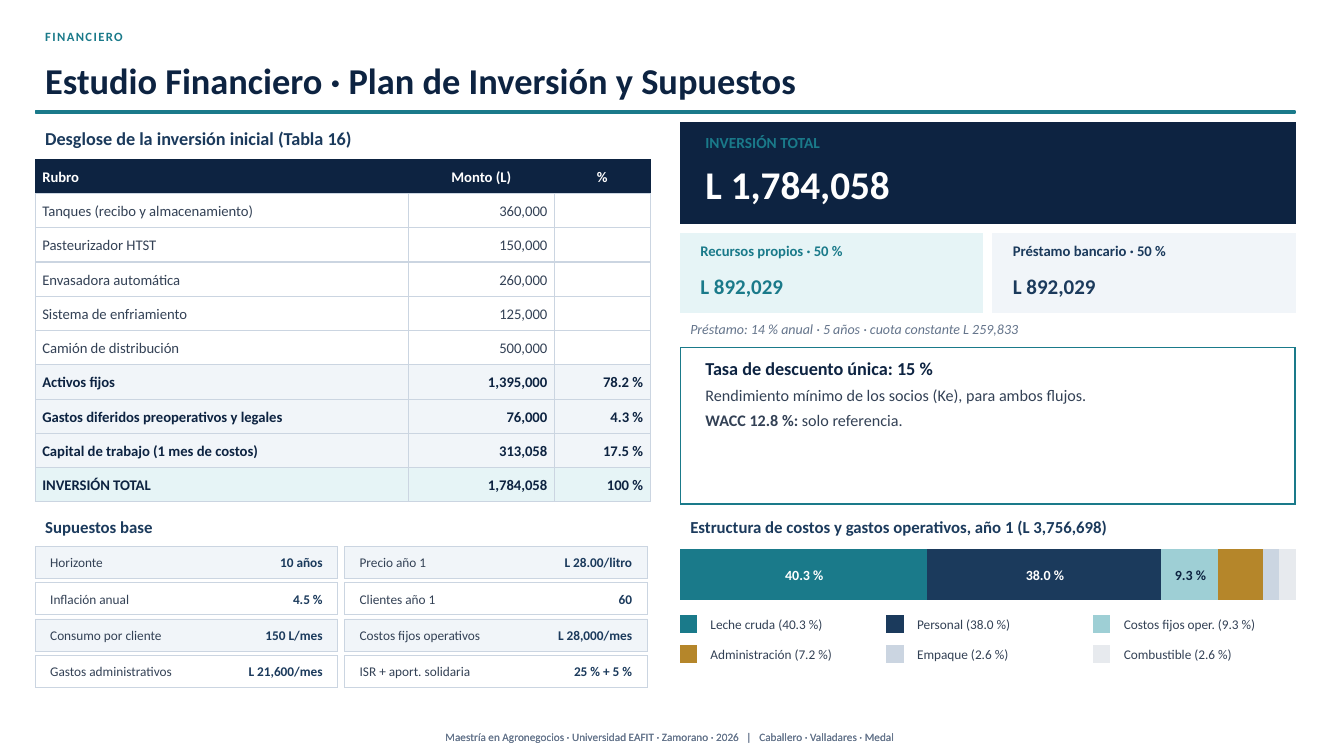
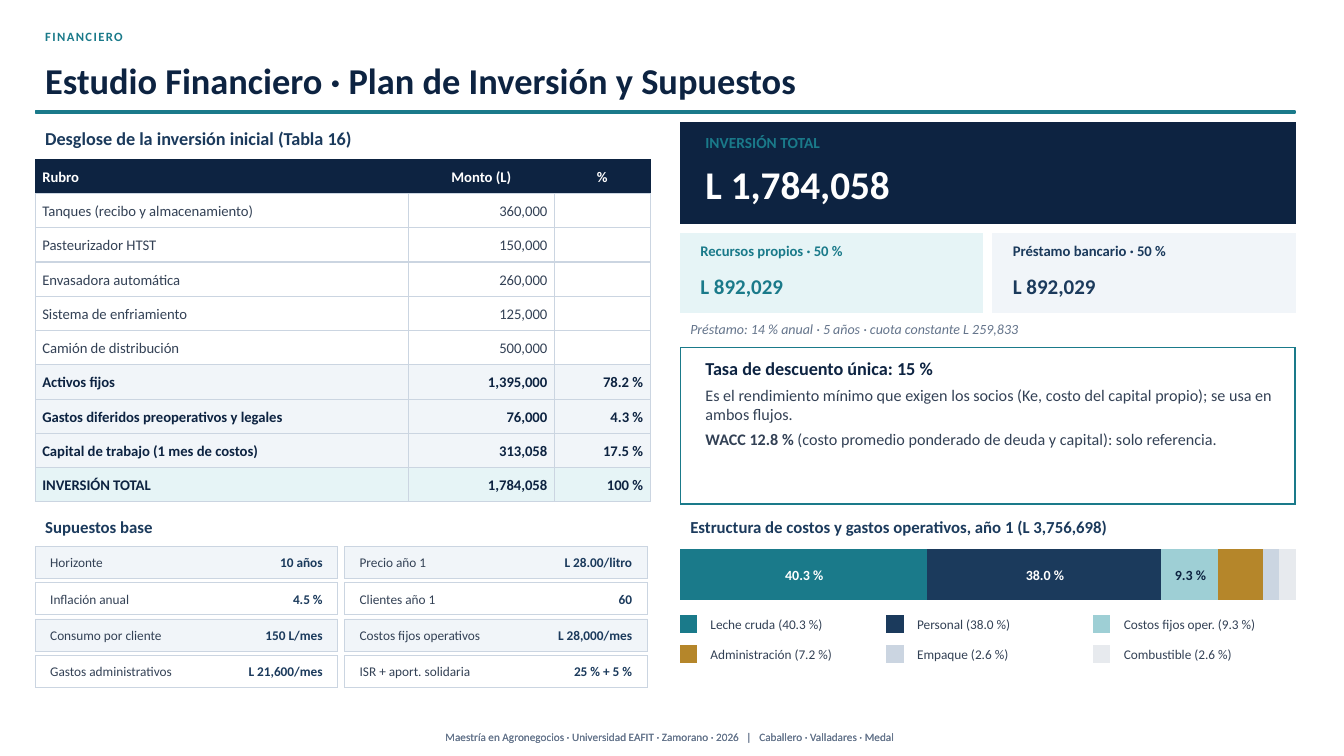
Before and after one commit to modelqdeluxe-ops/ss, a slide deck: slide 23 of Defensa_Tesis_Jaime_Fredy_Horacio_corregida.pptx. Drawn at 1344x756 pixels with LibreOffice and Linux fonts; fonts in the diff are those of the drawing. Boxes give left, top, right and bottom in pixels: in the first picture for what was removed or moved away, otherwise in the second. Text is boxed around its words. In the diff, an @@ line names an element or a change of style, - is before the commit and + after.

```diff
--- a/Defensa_Tesis_Jaime_Fredy_Horacio_corregida.pptx
+++ b/Defensa_Tesis_Jaime_Fredy_Horacio_corregida.pptx
@@ text at bbox=[705, 389, 1271, 448]: text changed @@
-Rendimiento mínimo de los socios (Ke), para ambos flujos.
-WACC 12.8 %: solo referencia.
+Es el rendimiento mínimo que exigen los socios (Ke, costo del capital propio); se usa en ambos flujos.
+WACC 12.8 % (costo promedio ponderado de deuda y capital): solo referencia.
```
Also in this commit, not shown: 9 other slides changed, 1 slide removed, 2 other files.
